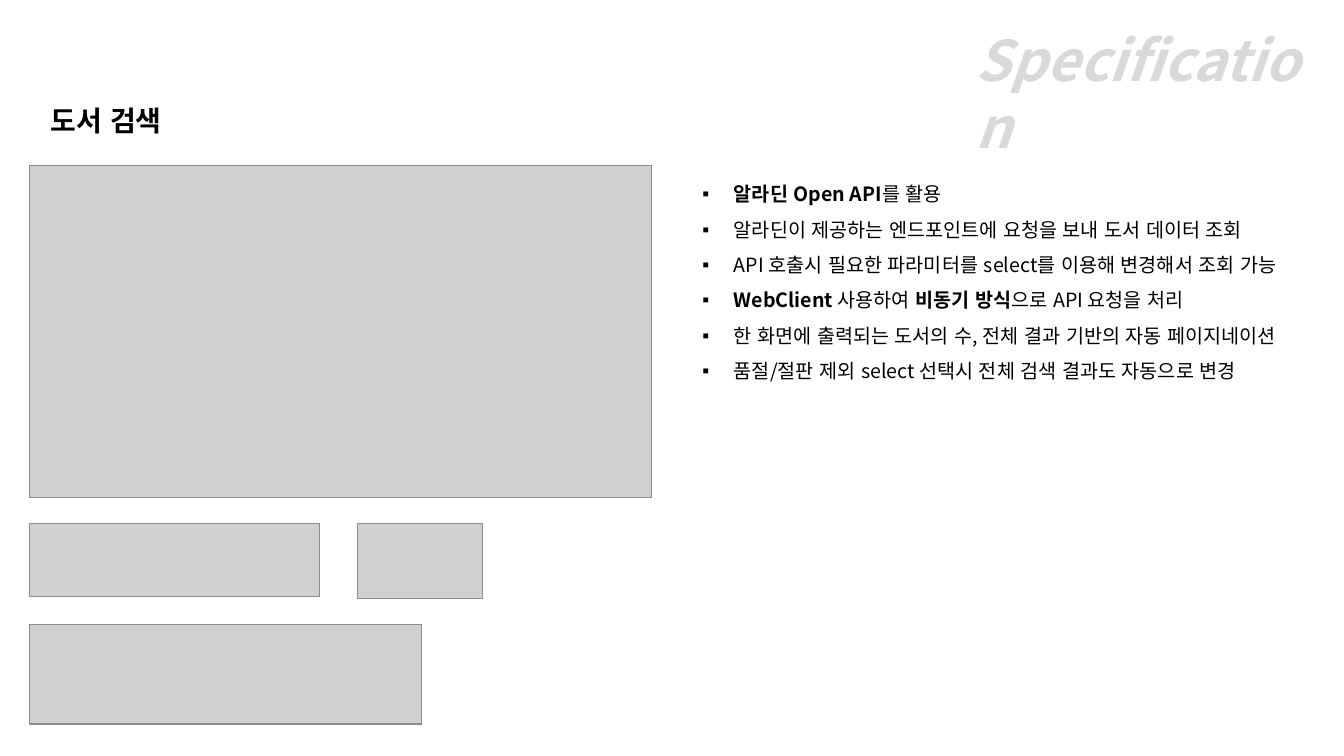
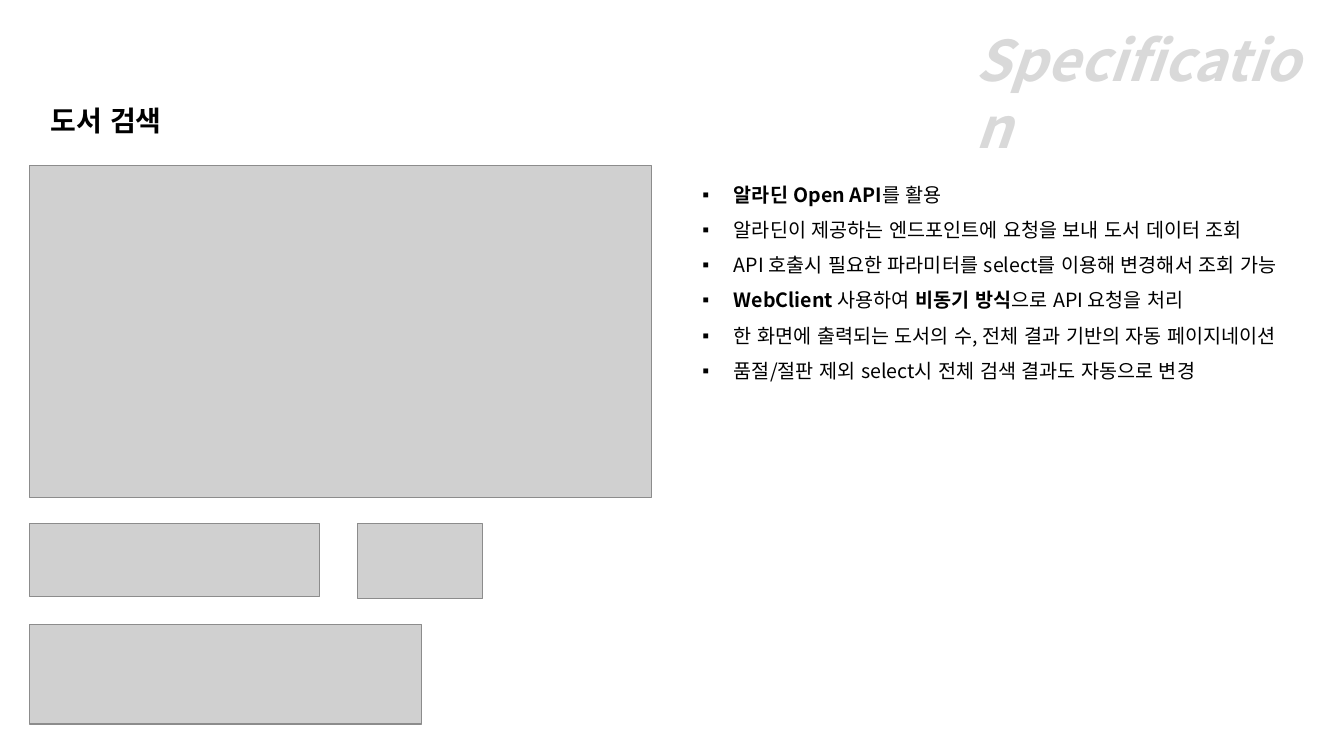
Before and after one commit to jhb0430/nunubooks, a slide deck: slide 11 of nunubooks 포트폴리오.pptx (slide 10 before the commit). Drawn at 1344x756 pixels with LibreOffice and Linux fonts; fonts in the diff are those of the drawing; grey boxes stand for pictures. Boxes give left, top, right and bottom in pixels: in the first picture for what was removed or moved away, otherwise in the second. Text is boxed around its words. In the diff, an @@ line names an element or a change of style, - is before the commit and + after.

```diff
--- a/nunubooks 포트폴리오.pptx
+++ b/nunubooks 포트폴리오.pptx
@@ text at bbox=[734, 361, 1195, 382]: text changed @@
-▪ 품절/절판 제외 select 선택시 전체 검색 결과도 자동으로 변경
+▪ 품절/절판 제외 select시 전체 검색 결과도 자동으로 변경
```
Also in this commit, not shown: 12 other slides changed, 3 slides added, 1 other file.
